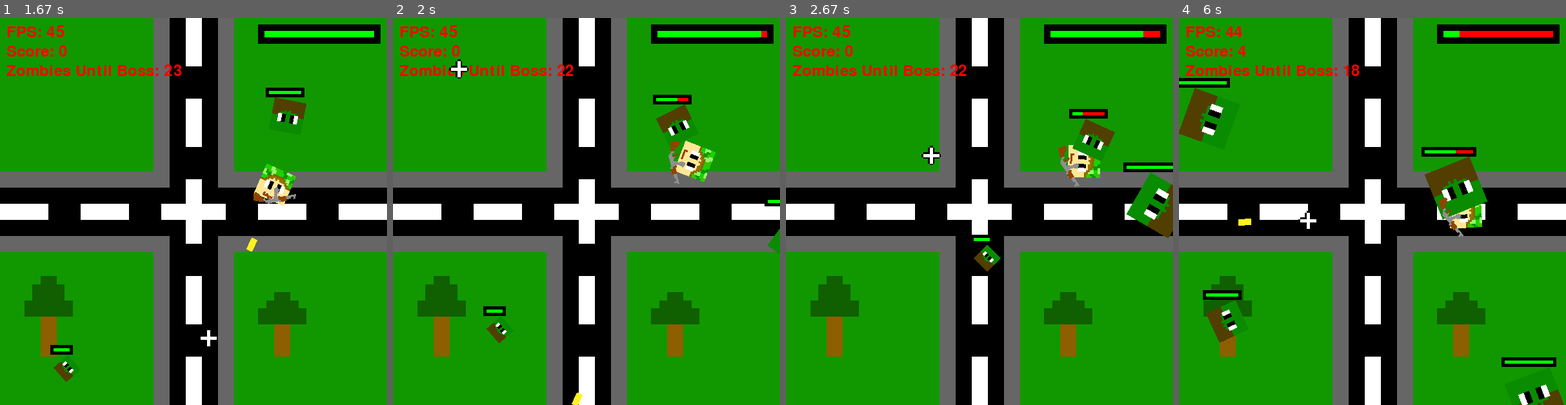
Above: before the commit, frames 1-4 (left to right).
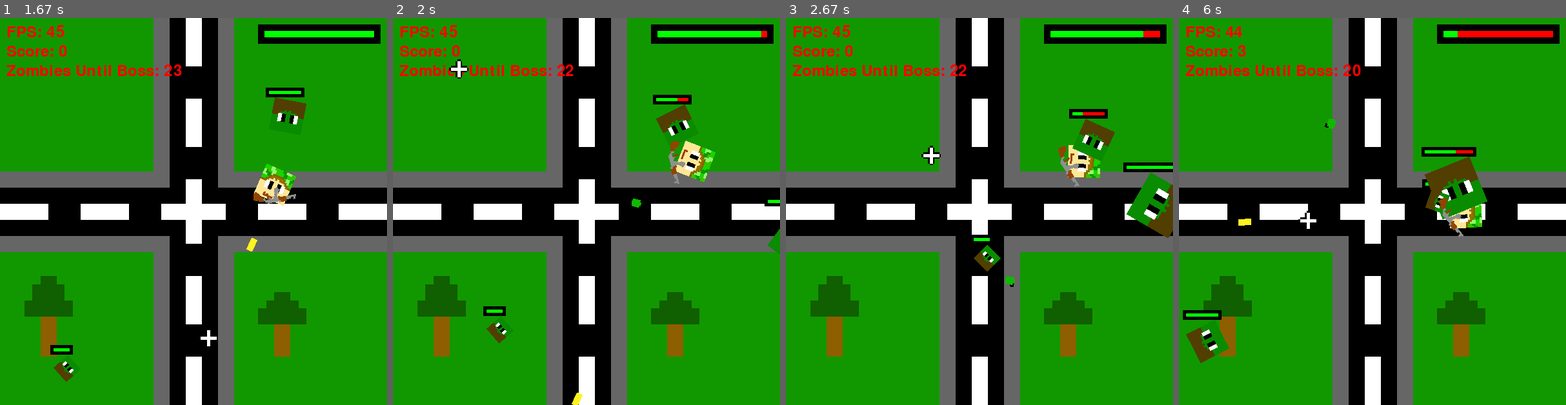
Above: after the commit, the same moments.

Repository: JustAnotherCoder101/Pygame-Shooter
Game: pygame game, started from main.py
The game is run twice, just before and just after one commit, with the same random seed, the same clock (stepped at 60 frames per second) and the same inputs.
Inputs (mouse positions are in pixels of both pictures, inside the frame that each line leads up to):
- Up to frame 1 (1.67 s): tap 1 at 0.33 s; press the mouse at (332, 346) at 0.7 s; move the mouse to (286, 296) at 0.8 s; release the mouse at (239, 246) at 0.93 s; hold Right 1-1.47 s; click (224, 292) at 1.08 s; hold Up from 1.5 s (still down); click (208, 339) at 1.58 s; tap G at 1.65 s
- Up to frame 2 (2 s): release Up at 1.8 s; hold Right from 1.83 s (still down); click (458, 68) at 1.92 s; tap 1 at 1.98 s
- Up to frame 3 (2.67 s): release Right at 2.3 s; hold Left from 2.33 s (still down); click (933, 157) at 2.42 s
- Up to frame 4 (6 s): release Left at 2.87 s; hold Down 2.9-3.2 s; click (1357, 118) at 2.98 s; tap G at 3.05, 4.88 s; hold Left 3.23-3.63 s; click (1519, 68) at 3.32 s; tap 1 at 3.38, 3.82, 5.28 s; hold Up 3.67-4.03 s; tap Space at 3.73, 4.13, 4.43, 4.8, 5.2, 5.5, 5.7 s; click (1310, 87) at 3.75 s; hold Right 4.07-4.7 s; click (1337, 250) at 4.15 s; hold Down 4.73-5.1 s; click (1240, 95) at 4.82 s; hold Left 5.13-5.6 s; click (1291, 226) at 5.22 s; hold Right from 5.63 s (still down); click (1306, 219) at 5.72 s

Frame 1 is identical in both runs. In frame 2, less than 0.1% of the frame differs, in the area x 61-65%, y 46-49%; in frame 3, less than 0.1%; in frame 4, 3.7%, in the area x 0-100%, y 3-100%.

Commit message:
V0.48 - Smoother Player Healthbar and GRENADES!!!

Diff:
--- a/main.py
+++ b/main.py
@@ -5,9 +5,7 @@
 
 import pygame
 
-
 pygame.init()
-
 
 # Create a Pygame window
 window = pygame.display.set_mode((600, 600))
@@ -17,6 +15,17 @@
 
 font = pygame.font.Font(None, 36)
 clock = pygame.time.Clock()
+# Functions
+
+def Grenade_Damage(x, y, Zx,Zy,radius, damage):
+  distance = math.sqrt((Zx - x)**2 + (Zy - y)**2)
+  if distance > radius:
+    return 0
+
+  print(distance)
+  multiplier = (radius-distance) /100
+  #print(int(damage * multiplier))
+  return int(damage * multiplier)
 
 
 
@@ -32,6 +41,7 @@
     self.rect.y = 300 - 25
     self.front_x = self.rect.centerx
     self.front_y = self.rect.centery
+
   def tick(self, target_x, target_y):
 
     self.angle = math.atan2(target_y - self.rect.centery,
@@ -42,16 +52,16 @@
     self.rect = self.image.get_rect(center=self.rect.center)
     self.rect.x = max(0, min(self.rect.x, 600 - self.rect.width))
     self.rect.y = max(0, min(self.rect.y, 600 - self.rect.height))
-    self.front_x = self.rect.centerx + 25 * math.cos(self.angle)  # Calculate front x coordinate
+    self.front_x = self.rect.centerx + 25 * math.cos(
+        self.angle)  # Calculate front x coordinate
     self.front_y = self.rect.centery + 25 * math.sin(self.angle)
     self.end_x = self.front_x + 50 * math.cos(self.angle)
     self.end_y = self.front_y + 50 * math.sin(self.angle)
 
 
-
 class Projectile(pygame.sprite.Sprite):
 
-  def __init__(self, x, y, target_x, target_y,damage):
+  def __init__(self, x, y, target_x, target_y, damage):
     super().__init__()
     self.damage = damage
     self.image = pygame.image.load("Assets/Bullet.png")
@@ -76,152 +86,234 @@
       self.kill()
 
 
+class Grenade(pygame.sprite.Sprite):
+
+  def __init__(self, x, y, target_x, target_y, damage):
+    super().__init__()
+    self.Attack = True
+    self.notAttack = 1
+    self.expanding = False
+    self.retracting = False
+    self.size = 15
+    self.timer = 50
+    self.exploding = False
+    self.damage = damage
+    self.image = pygame.image.load("Assets/Grenade.png")
+    self.image = pygame.transform.scale(self.image, (15, 15))
+    self.rect = self.image.get_rect()
+    distance = math.sqrt((target_x - x)**2 + (target_y - y)**2)
+    self.x_speed = (target_x - x) / distance * 4
+    self.y_speed = (target_y - y) / distance * 4
+    self.rect.center = (x + self.x_speed * 2, y + self.y_speed * 2)
+    self.angle = math.atan2(target_y - self.rect.centery,
+                            target_x - self.rect.centerx)
+    self.image = pygame.transform.rotate(
+        pygame.transform.scale(pygame.image.load("Assets/Grenade.png"),
+                               (15, 15)), -math.degrees(self.angle))
+    self.rect = self.image.get_rect(center=self.rect.center)
+
+  def update(self):
+    if self.exploding:
+      if self.notAttack == 0:
+        self.Attack = False
+      self.notAttack -= 1
+      self.image = pygame.image.load("Assets/Explosion.png")
+      self.image = pygame.transform.scale(self.image, (self.size, self.size))
+      if self.size > 100:
+        self.expanding = False
+        self.retracting = True
+      if self.expanding:
+        self.rect.y = self.OY - (self.size / 2)
+
+        self.rect.x = self.OX - (self.size / 2)
+        self.size += 10
+      else:
+        self.rect.y = self.OY - (self.size / 2)
+        self.rect.x = self.OX - (self.size / 2)
+
+        #self.rect.x += 5
+        self.size -= 10
+      if self.retracting and self.size < 10:
+        self.kill()
+
+    else:
+      self.timer -= 1
+      self.rect.x += self.x_speed
+      self.rect.y += self.y_speed
+      if self.timer < 0:
+        self.Explode()
+      if self.rect.x < 0 or self.rect.x > 600 or self.rect.y < 0 or self.rect.y > 600:
+        self.kill()
+
+  def Explode(self):
+    self.OY = self.rect.y
+    self.OX = self.rect.x
+    self.exploding = True
+    self.image = pygame.image.load("Assets/Explosion.png")
+    self.image = pygame.transform.scale(self.image, (15, 15))
+    self.expanding = True
+
+
 class Zombie(pygame.sprite.Sprite):
-  def __init__(self, player_rect,IS_Boss):
-      super().__init__()
+
+  def __init__(self, player_rect, IS_Boss):
+    super().__init__()
+    global score
+    score = 0
+
+    self.Is_Boss = IS_Boss
+
+    self.num = random.randint(1, 5)
+    if self.num == 5 or self.num == 4:
+      self.type = "Big Zombie"
+    elif self.num == 3:
+      self.type = "Small Zombie"
+    else:
+      self.type = "Zombie"
+
+    if self.type == "Big Zombie":
+      self.health = 190
+      self.max_health = 190
+      self.size = 75
+      self.speed = random.randint(2, 5) / 2
+      self.damage = 10
+      self.score = 3
+      self.Bar_Length = 75
+
+    elif self.type == "Small Zombie":
+      self.health = 66
+      self.max_health = 66
+      self.size = 30
+      self.speed = random.randint(8, 14) / 2
+      self.damage = 3
+      self.score = 1
+      self.Bar_Length = 25
+    else:
+      self.health = 100
+      self.max_health = 100
+      self.size = 50
+      self.speed = random.randint(3, 7) / 2
+      self.damage = 5
+      self.score = 2
+      self.Bar_Length = 50
+
+    if self.Is_Boss:
+      self.health = 600
+      self.max_health = 600
+      self.size = 180
+      self.speed = 1
+      self.damage = 20
+      self.score = 50
+      self.Bar_Length = 150
+
+    self.attacking = False
+    self.original_image = pygame.image.load("Assets/Zombie.png")
+    self.original_image = pygame.transform.scale(self.original_image,
+                                                 (self.size, self.size))
+    self.image = pygame.image.load("Assets/Zombie.png")
+    self.image = pygame.transform.scale(self.image, (self.size, self.size))
+    self.rect = self.image.get_rect()
+    # Spawn zombie on a random edge of the screen
+    self.spawn_edge = random.choice(["top", "bottom", "left", "right"])
+    if self.spawn_edge == "top":
+      self.rect.x = random.randint(0, 600)
+      self.rect.y = -50
+    elif self.spawn_edge == "bottom":
+      self.rect.x = random.randint(0, 600)
+      self.rect.y = 600
+    elif self.spawn_edge == "left":
+      self.rect.x = -50
+      self.rect.y = random.randint(0, 600)
+    elif self.spawn_edge == "right":
+      self.rect.x = 600
+      self.rect.y = random.randint(0, 600)
+    self.player_rect = player_rect
+
+  def update(self, player_rect, player_x, player_y):
+    self.angle = math.atan2(player_y - self.rect.centery,
+                            player_x - self.rect.centerx)
+    self.image = pygame.transform.rotate(self.original_image,
+                                         -math.degrees(self.angle) + 90)
+    self.player_rect = player_rect
+    dx = self.player_rect.centerx - self.rect.centerx
+    dy = self.player_rect.centery - self.rect.centery
+    length = math.hypot(dx, dy)
+    if length != 0:
+      dx /= length
+      dy /= length
+    if self.rect.colliderect(self.player_rect):
+      self.attacking = True
+    else:
+      self.attacking = False
+      self.rect.x += dx * self.speed
+      self.rect.y += dy * self.speed
+    self.rect = self.image.get_rect(center=self.rect.center)
+    # Kill the zombie if it reaches the player
+
+    self.draw_health()
+
+  def draw_health(self):
+    health = (self.health / self.max_health) * self.Bar_Length
+
+    pygame.draw.rect(
+        window, (0, 0, 0),
+        (self.rect.x - 5, self.rect.y - 15, self.Bar_Length + 10, 15))
+    pygame.draw.rect(window, (255, 0, 0),
+                     (self.rect.x, self.rect.y - 10, self.Bar_Length, 5))
+    pygame.draw.rect(window, (0, 255, 0),
+                     (self.rect.x, self.rect.y - 10, health, 5))
+    if self.Is_Boss:
+      TEXT = font.render("BOSS", True, (205, 50, 50))
+      TEXT2 = font.render("BOSS", True, (255, 0, 0))
+      window.blit(TEXT, (self.rect.x - 15, self.rect.y - 30))
+      window.blit(TEXT2, (self.rect.x - 10, self.rect.y - 35))
+
+  def take_damage(self, damage):
+    self.health -= damage
+    if self.health <= 0:
       global score
-      score = 0
-
-      self.Is_Boss = IS_Boss
-
-
-      self.num = random.randint(1,5)
-      if self.num == 5 or self.num == 4:
-        self.type = "Big Zombie"
-      elif self.num == 3:
-        self.type = "Small Zombie"
-      else:
-        self.type = "Zombie"
-
-      if self.type == "Big Zombie":
-        self.health = 190
-        self.max_health = 190
-        self.size = 75
-        self.speed = random.randint(2, 5) / 2
-        self.damage = 10
-        self.score = 3
-        self.Bar_Length = 75
-
-      elif self.type == "Small Zombie":
-          self.health = 66
-          self.max_health = 66
-          self.size = 30
-          self.speed = random.randint(8, 14) / 2
-          self.damage = 3
-          self.score = 1
-          self.Bar_Length = 25
-      else:
-        self.health = 100
-        self.max_health = 100
-        self.size = 50
-        self.speed = random.randint(3, 7) / 2
-        self.damage = 5
-        self.score = 2
-        self.Bar_Length = 50
-
-      if self.Is_Boss:
-        self.health = 600
-        self.max_health = 600
-        self.size = 180
-        self.speed = 1
-        self.damage = 20
-        self.score = 50
-        self.Bar_Length = 150
-
-
-      self.attacking = False
-      self.original_image = pygame.image.load("Assets/Zombie.png")
-      self.original_image = pygame.transform.scale(self.original_image, (self.size, self.size))
-      self.image = pygame.image.load("Assets/Zombie.png")
-      self.image = pygame.transform.scale(self.image, (self.size, self.size))
-      self.rect = self.image.get_rect()
-      # Spawn zombie on a random edge of the screen
-      self.spawn_edge = random.choice(["top", "bottom", "left", "right"])
-      if self.spawn_edge == "top":
-          self.rect.x = random.randint(0, 600)
-          self.rect.y = -50
-      elif self.spawn_edge == "bottom":
-          self.rect.x = random.randint(0, 600)
-          self.rect.y = 600
-      elif self.spawn_edge == "left":
-          self.rect.x = -50
-          self.rect.y = random.randint(0, 600)
-      elif self.spawn_edge == "right":
-          self.rect.x = 600
-          self.rect.y = random.randint(0, 600)
-      self.player_rect = player_rect
-
-
-  def update(self, player_rect, player_x, player_y):
-      self.angle = math.atan2(player_y - self.rect.centery, player_x - self.rect.centerx)
-      self.image = pygame.transform.rotate(self.original_image, -math.degrees(self.angle) + 90)
-      self.player_rect = player_rect
-      dx = self.player_rect.centerx - self.rect.centerx
-      dy = self.player_rect.centery - self.rect.centery
-      length = math.hypot(dx, dy)
-      if length != 0:
-          dx /= length
-          dy /= length
-      if self.rect.colliderect(self.player_rect):
-          self.attacking = True
-      else:
-          self.attacking = False
-          self.rect.x += dx * self.speed
-          self.rect.y += dy * self.speed
-      self.rect = self.image.get_rect(center=self.rect.center)
-      # Kill the zombie if it reaches the player
-
-      self.draw_health()
-
-  def draw_health(self):
-      health = (self.health / self.max_health) * self.Bar_Length
-
-      pygame.draw.rect(window, (0, 0, 0), (self.rect.x-5, self.rect.y - 15, self.Bar_Length+10, 15))
-      pygame.draw.rect(window, (255, 0, 0), (self.rect.x, self.rect.y - 10, self.Bar_Length, 5))
-      pygame.draw.rect(window, (0, 255, 0), (self.rect.x, self.rect.y - 10, health, 5))
-      if self.Is_Boss:
-        TEXT = font.render("BOSS", True, (205, 50, 50))
-        TEXT2 = font.render("BOSS", True, (255, 0, 0))
-        window.blit(TEXT, (self.rect.x - 15, self.rect.y - 30))
-        window.blit(TEXT2, (self.rect.x - 10, self.rect.y - 35))
-  def take_damage(self, damage):
-      self.health -= damage
-      if self.health <= 0:
-        global score
-        score += self.score
-
-        self.kill()
+      score += self.score
+
+      self.kill()
+
 
 class Gun(pygame.sprite.Sprite):
+
   def __init__(self):
     super().__init__()
-    self.ORIGINALimage = pygame.transform.scale(pygame.image.load("Assets/Guns/AK-47.png"),(66,24))
+    self.ORIGINALimage = pygame.transform.scale(
+        pygame.image.load("Assets/Guns/AK-47.png"), (66, 24))
     self.image = self.ORIGINALimage
 
     self.rect = self.image.get_rect()
 
-  def tick(self,Firing,x,y,px,py,posNFX,posNFY):
+  def tick(self, Firing, x, y, px, py, posNFX, posNFY):
     if Firing:
-      self.angle = math.atan2(py-y,px-x)
-      self.image = pygame.transform.rotate(self.ORIGINALimage, -math.degrees(self.angle)+180)
-      self.rect = self.image.get_rect(center=(px + 50 * math.cos(self.angle), py + 0 * math.sin(self.angle)))  # Adjust gun position slightly forward in the angle
-    else:
-      self.angle = math.atan2(posNFY-y,posNFX-x)+180
-      self.image = pygame.transform.rotate(self.ORIGINALimage, -math.degrees(self.angle)+180)
-      self.rect = self.image.get_rect(center=(posNFX + 1 * math.cos(self.angle), posNFY + 10 * math.sin(self.angle)))  # Adjust gun position slightly forward in the angle
+      self.angle = math.atan2(py - y, px - x)
+      self.image = pygame.transform.rotate(self.ORIGINALimage,
+                                           -math.degrees(self.angle) + 180)
+      self.rect = self.image.get_rect(
+          center=(px + 50 * math.cos(self.angle), py + 0 * math.sin(self.angle)
+                  ))  # Adjust gun position slightly forward in the angle
+    else:
+      self.angle = math.atan2(posNFY - y, posNFX - x) + 180
+      self.image = pygame.transform.rotate(self.ORIGINALimage,
+                                           -math.degrees(self.angle) + 180)
+      self.rect = self.image.get_rect(
+          center=(posNFX + 1 * math.cos(self.angle),
+                  posNFY + 10 * math.sin(self.angle)
+                  ))  # Adjust gun position slightly forward in the angle
     self.rect.x = x - 25
     self.rect.y = y - 25
 
 
-
-
-
-PLAYER = Player() # Instantiate the Player sprite
+PLAYER = Player()  # Instantiate the Player sprite
 GUN = Gun()
 
 Players = pygame.sprite.Group()
 Players.add(PLAYER)
 
+Grenades = pygame.sprite.Group()
 Zombies = pygame.sprite.Group()
 Bullets = pygame.sprite.Group()
 Guns = pygame.sprite.Group()
@@ -231,9 +323,11 @@
 Crosshair = pygame.transform.scale(Crosshair, (30, 30))
 
 BACKGROUND = pygame.image.load("Assets/Background.png")
-BACKGROUND = pygame.transform.scale(BACKGROUND,(600, 600))
+BACKGROUND = pygame.transform.scale(BACKGROUND, (600, 600))
 
 cooldown = 0
+
+G_cooldown = 0
 
 SCORE = 0
 
@@ -247,13 +341,13 @@
 ZombieSpawnTimer = 0
 
 IS_BOSS = False
-BOSS_Count = [0,25]
-
+BOSS_Count = [0, 25]
 
 Health = 100
+DisplayHealth = 100
 MaxHealth = 100
 canAttack = 0
-canZOMBIESPAWN=False
+canZOMBIESPAWN = False
 BUTTON_DOWN = False
 os.system("clear")
 print('''    CONTROLS
@@ -273,8 +367,8 @@
       if event.button == 1:  # Left mouse button
         BUTTON_DOWN = False
 
-
-
+  MousePos = pygame.mouse.get_pos()
+  pygame.mouse.set_visible(False)
   # Check for continuous key presses
   keys = pygame.key.get_pressed()
   if keys[pygame.K_0]:
@@ -291,46 +385,63 @@
     FIRING = True
     if cooldown < 1:
       new_projectile = Projectile(PLAYER.rect.centerx, PLAYER.rect.centery,
-                                *pygame.mouse.get_pos(),DAMAGE)
+                                  *pygame.mouse.get_pos(), DAMAGE)
       Bullets.add(new_projectile)
       cooldown = 1 if DEVMODE else 7
   else:
     FIRING = False
   cooldown -= 1
+  if keys[pygame.K_g] and G_cooldown<0:
+    Grenades.add(
+        Grenade(PLAYER.rect.x, PLAYER.rect.y, *pygame.mouse.get_pos(), DAMAGE))
+    G_cooldown = 50
+  G_cooldown -= 1
+
   if canZOMBIESPAWN:
 
     if ZombieSpawnTimer < 1:
-      if len(Zombies) < 4:
-        new_zombie = Zombie(PLAYER.rect,IS_BOSS)
+      if len(Zombies) < 3:
+        new_zombie = Zombie(PLAYER.rect, IS_BOSS)
         Zombies.add(new_zombie)
         ZombieSpawnTimer = random.randint(30, 60)
         BOSS_Count[0] += 1
-        if BOSS_Count[0] == BOSS_Count[1] :
+        if BOSS_Count[0] == BOSS_Count[1]:
           IS_BOSS = True
           BOSS_Count[0] = 0
-          BOSS_Count[1] *=2
+          BOSS_Count[1] *= 2
         else:
           IS_BOSS = False
     else:
       ZombieSpawnTimer -= 1
 
-
-  MousePos = pygame.mouse.get_pos()
-
   PLAYER.tick(MousePos[0], MousePos[1])
   Players.update()
-  GUN.tick(FIRING,PLAYER.front_x,PLAYER.front_y,MousePos[0],MousePos[1],PLAYER.end_x,PLAYER.end_y)
+  Grenades.update()
+  GUN.tick(FIRING, PLAYER.front_x, PLAYER.front_y, MousePos[0], MousePos[1],
+           PLAYER.end_x, PLAYER.end_y)
   Guns.update()
   Bullets.update()
 
-
   for bullet in Bullets:
-      zombie_hit_list = pygame.sprite.spritecollide(bullet, Zombies, False)
-      for zombie in zombie_hit_list:
-          bullet.kill()
-          if zombie.health - bullet.damage <= 0:
-              SCORE += zombie.score
-          zombie.take_damage(bullet.damage)
+    zombie_hit_list = pygame.sprite.spritecollide(bullet, Zombies, False)
+    for zombie in zombie_hit_list:
+      bullet.kill()
+      if zombie.health - bullet.damage <= 0:
+        SCORE += zombie.score
+      zombie.take_damage(bullet.damage)
+
+  for G in Grenades:
+    if G.exploding and G.Attack:
+      for zombie in Zombies:
+        Damage_G = Grenade_Damage(G.rect.x, G.rect.y, zombie.rect.x,zombie.rect.y,100,100)
+        if zombie.health - Damage_G <= 0:
+          SCORE += zombie.score
+
+        zombie.take_damage(Damage_G)
+
+
+
+
 
   if keys[pygame.K_q]:
     canAttack = 20
@@ -342,16 +453,20 @@
       attacked = 1
       Health -= zombie.damage
 
-
   if attacked == 1:
     canAttack = 14
 
   canAttack -= 1
 
-
-
-  window.blit(BACKGROUND,(0,0))
-  Zombies.update(PLAYER.rect,PLAYER.rect.centerx,PLAYER.rect.centery)
+  if DisplayHealth != Health:
+    if Health > DisplayHealth:
+      DisplayHealth = Health
+    else:
+      DisplayHealth -= 1
+
+  window.blit(BACKGROUND, (0, 0))
+  Zombies.update(PLAYER.rect, PLAYER.rect.centerx, PLAYER.rect.centery)
+  Grenades.draw(window)
   Players.draw(window)
   Bullets.draw(window)
   Zombies.draw(window)
@@ -360,7 +475,8 @@
   fps = int(clock.get_fps())
   fps_text = font.render(f"FPS: {fps}", True, (255, 0, 0))
   score_text = font.render(f"Score: {SCORE}", True, (255, 0, 0))
-  BOSS_text = font.render(f"Zombies Until Boss: {BOSS_Count[1]- BOSS_Count[0]}", True, (255, 0, 0))
+  BOSS_text = font.render(
+      f"Zombies Until Boss: {BOSS_Count[1]- BOSS_Count[0]}", True, (255, 0, 0))
   window.blit(score_text, (10, 40))
   window.blit(fps_text, (10, 10))
   window.blit(BOSS_text, (10, 70))
@@ -368,7 +484,7 @@
 
   pygame.draw.rect(window, (0, 0, 0), (400, 10, 190, 30))
   pygame.draw.rect(window, (255, 0, 0), (410, 20, 170, 10))
-  health_width = (Health / MaxHealth) * 170
+  health_width = (DisplayHealth / MaxHealth) * 170
   pygame.draw.rect(window, (0, 255, 0), (410, 20, health_width, 10))
 
   if Health <= 0:
Binary file added: Assets/Explosion.png
Binary file added: Assets/Grenade.png
